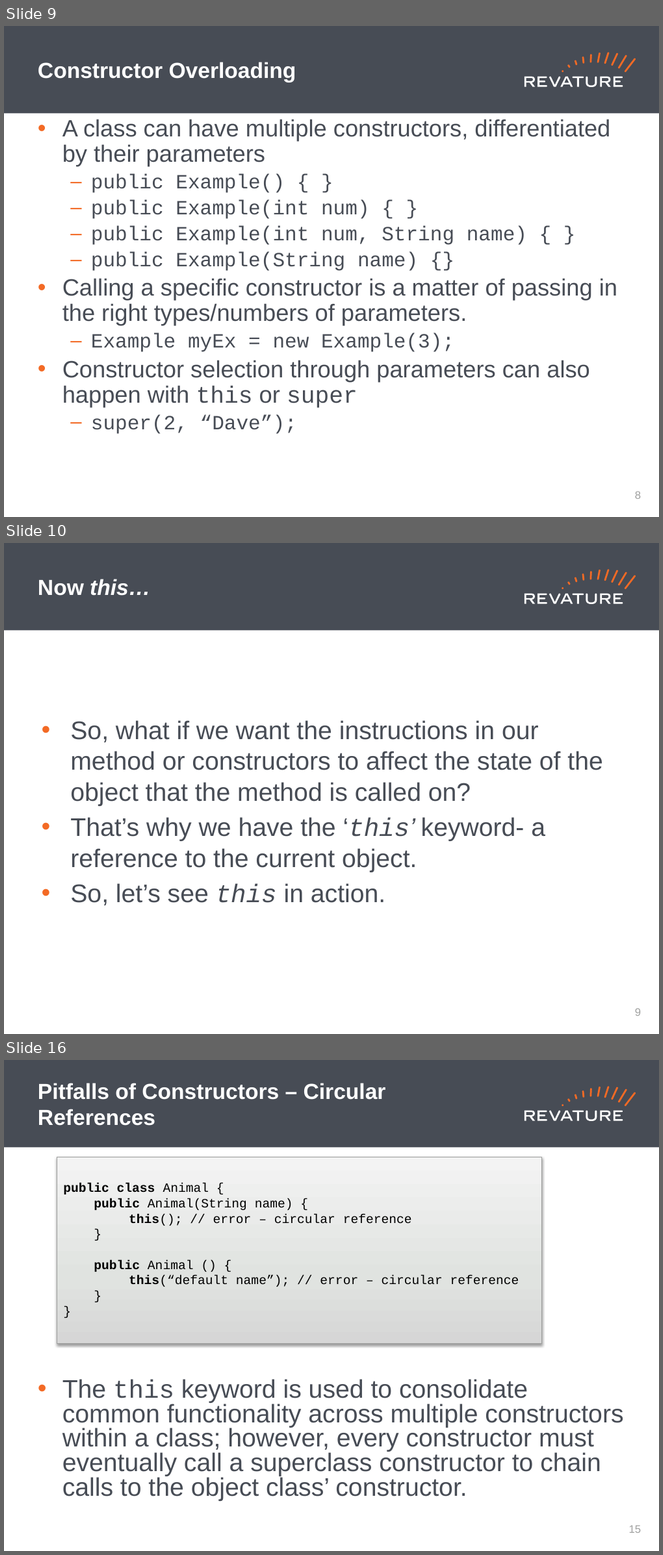
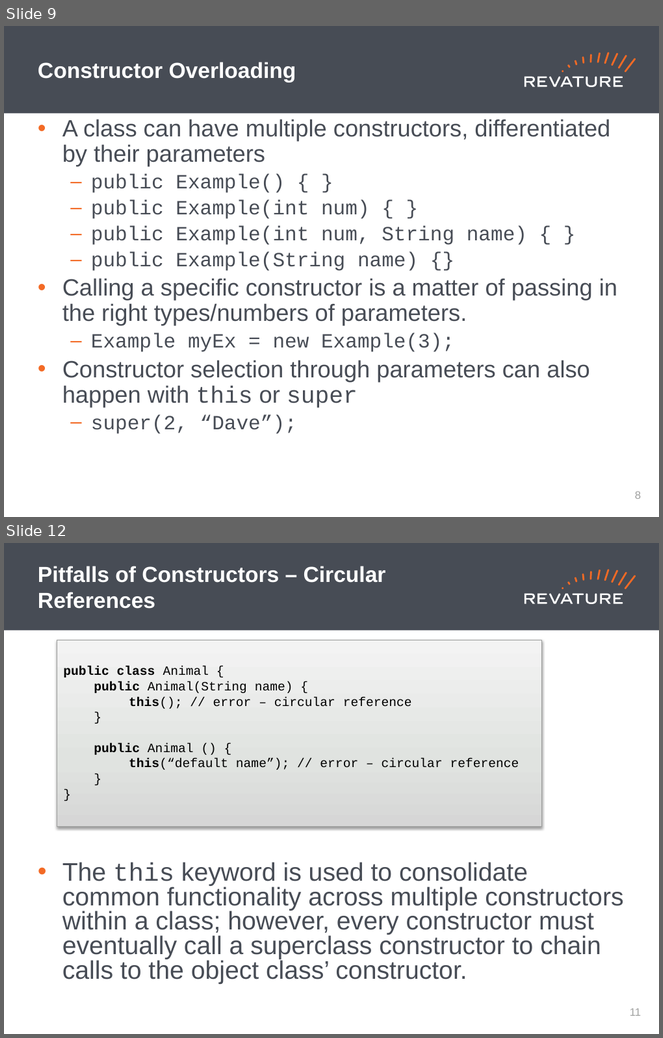
Before and after one commit to jhigherevature/210517JMSA, a slide deck: powerpoints/Day_7.pptx. Shown one above the other, each under a label of ours: slides 9, 10 and 16 before the commit, slides 9 and 12 after it; the slides between them are not shown. The pictures are 663x1555 and 663x1038 pixels, drawn with LibreOffice and Linux fonts; fonts in the diff are those of the drawing. Boxes give left, top, right and bottom in pixels: in the first picture for what was removed or moved away, otherwise in the second. Text is boxed around its words. In the diff, an @@ line names an element or a change of style, - is before the commit and + after.

```diff
--- a/powerpoints/Day_7.pptx
+++ b/powerpoints/Day_7.pptx
@@ slide 10 removed at (4,543,659,1034), background #FFFFFF; not listed: 19 template elements that a slide beside it also shows @@
@@ title removed at (38,579,150,596) @@
-Now this…
@@ text removed at (70,720,603,906) @@
-• So, what if we want the instructions in our method or constructors to affect the state of the object that the method is called on?
-• That’s why we have the ‘this’ keyword- a reference to the current object.
-• So, let’s see this in action.
@@ page number removed at (635,1008,641,1016) @@
-9
@@ what was slide 16 is now slide 12 @@
@@ page number at (630,1008,641,1016): text changed @@
-15
+11
```
Also in this commit, not shown: 2 slides changed, 3 other slides removed.
